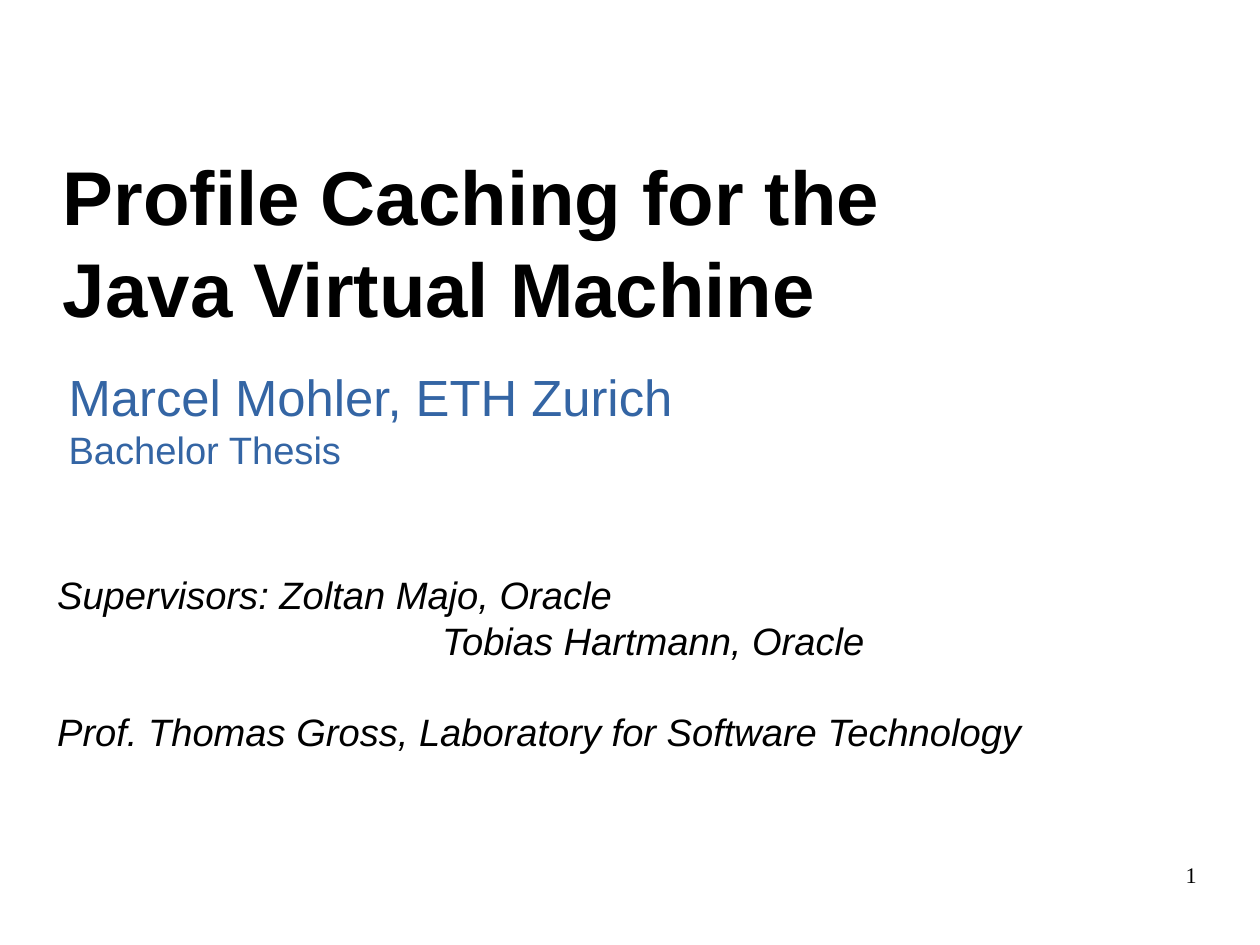
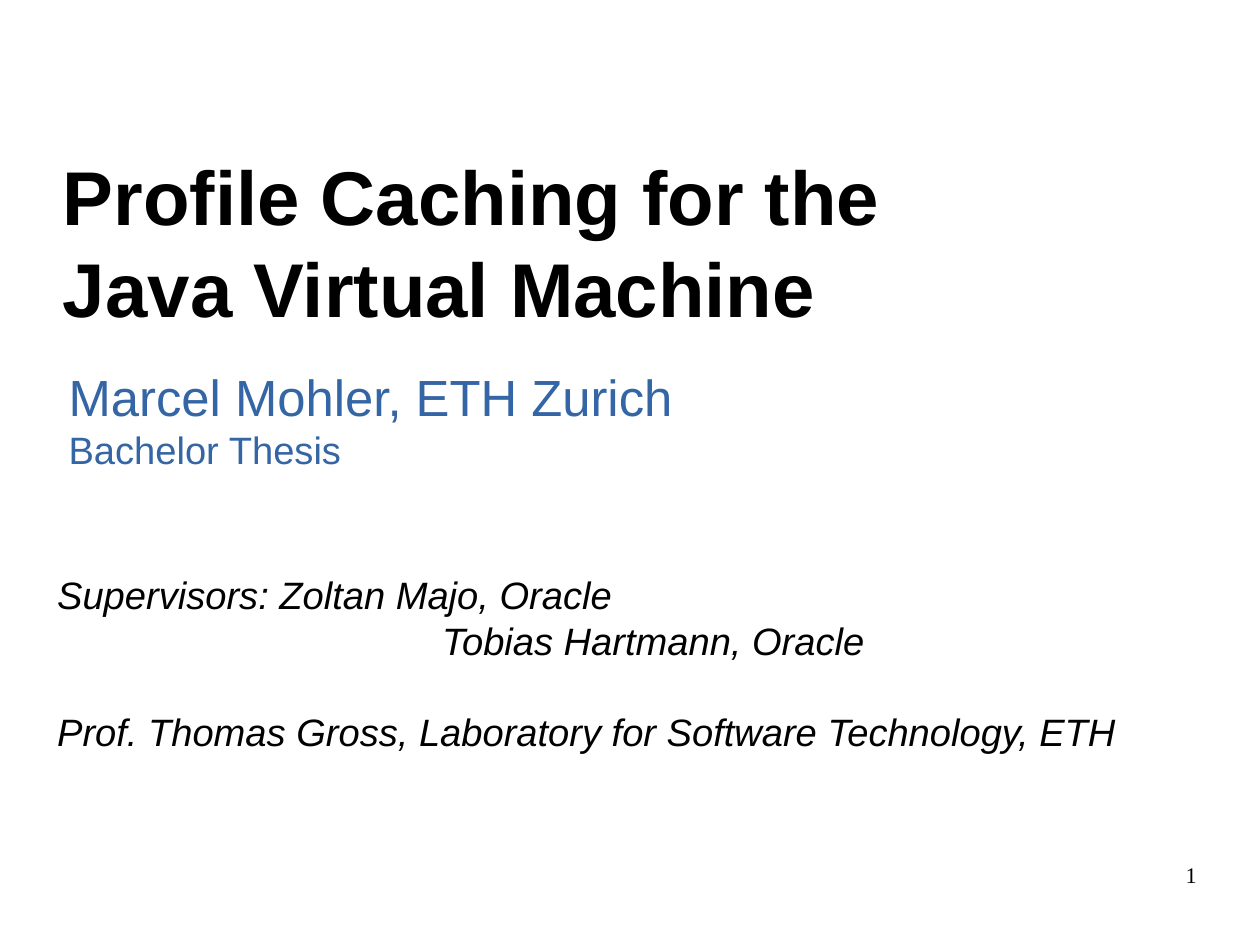
Before and after one commit to mohlerm/hotspot, a slide deck: slide 1 of presentation/profile_caching_mohlerm_presentation.odp. Drawn at 1260x945 pixels with LibreOffice and Linux fonts; fonts in the diff are those of the drawing. Boxes give left, top, right and bottom in pixels: in the first picture for what was removed or moved away, otherwise in the second. Text is boxed around its words. In the diff, an @@ line names an element or a change of style, - is before the commit and + after.

```diff
--- a/presentation/profile_caching_mohlerm_presentation.odp
+++ b/presentation/profile_caching_mohlerm_presentation.odp
@@ text at (57, 718, 1115, 754): text changed @@
-Prof. Thomas Gross, Laboratory for Software Technology
+Prof. Thomas Gross, Laboratory for Software Technology, ETH
```
Also in this commit, not shown: 3 other slides changed, 2 other files.
